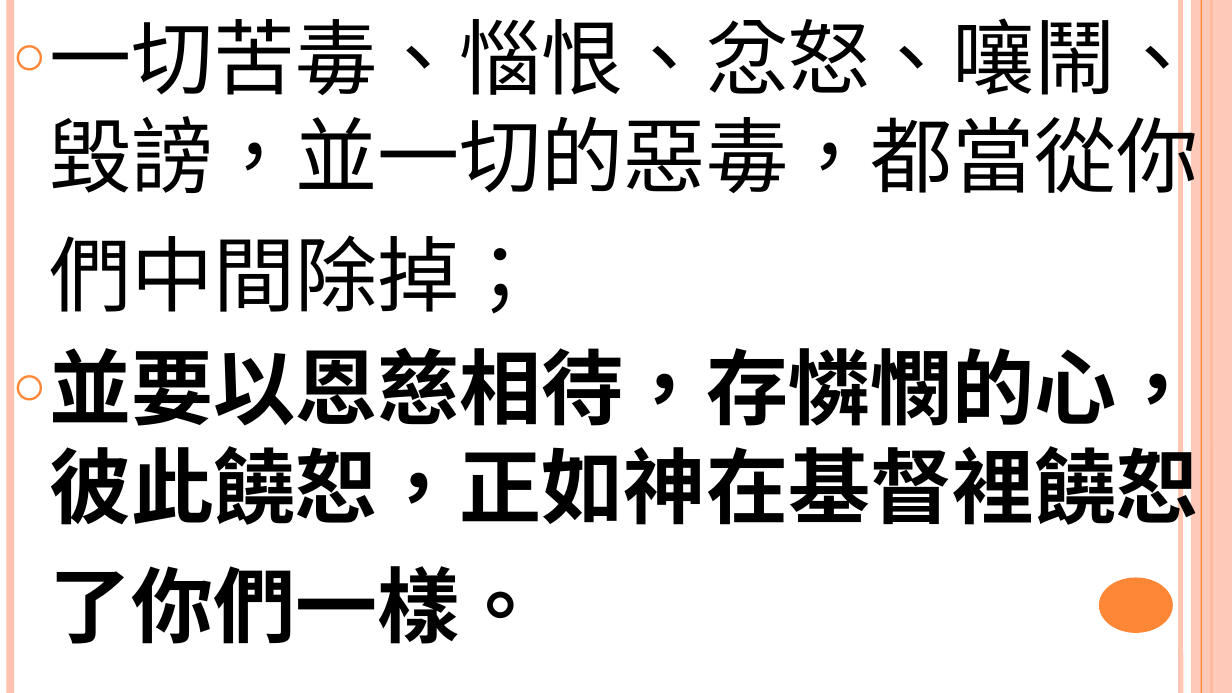
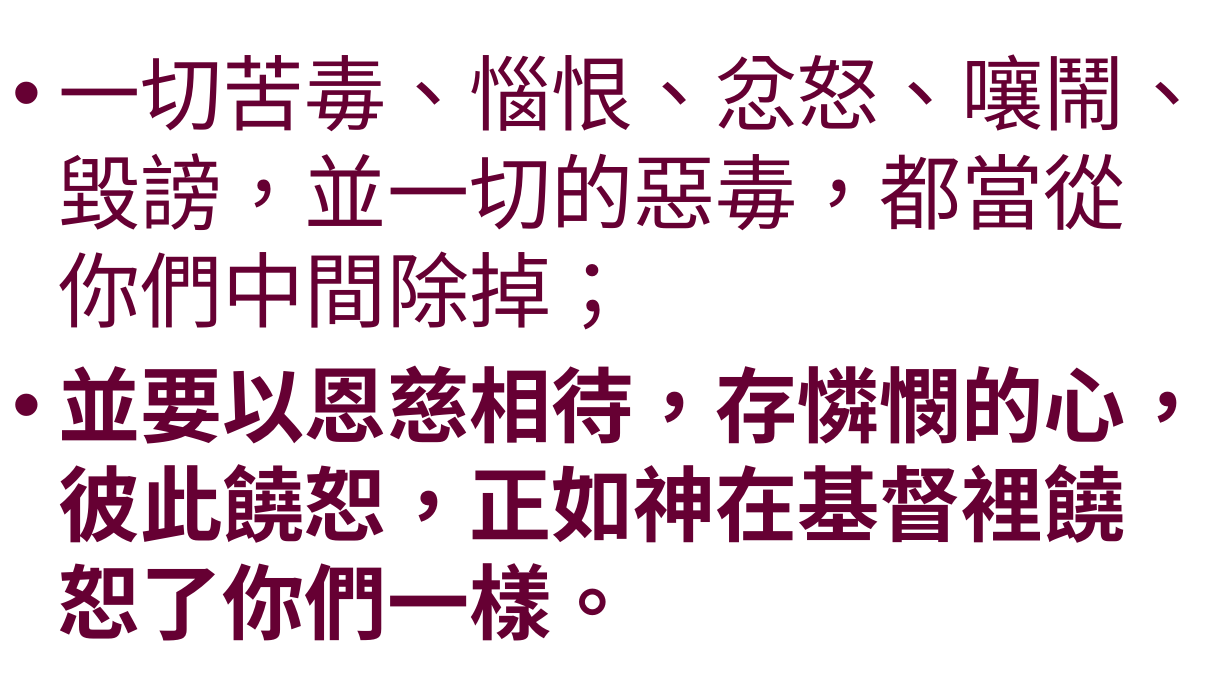
Before and after one commit to batisuoc/worship-resources, a slide deck: slide 4 of 75彼此相愛.pptx. Drawn at 1232x693 pixels with LibreOffice and Linux fonts; fonts in the diff are those of the drawing; background and template pictures are left out. Boxes give left, top, right and bottom in pixels: in the first picture for what was removed or moved away, otherwise in the second. Text is boxed around its words. In the diff, an @@ line names an element or a change of style, - is before the commit and + after.

```diff
--- a/75彼此相愛.pptx
+++ b/75彼此相愛.pptx
@@ text "一切苦毒、惱恨、忿怒、嚷鬧、毀謗，並一切的惡毒，都當從你們中間除掉；" at <box>59,54,1209,641</box>: text colour #000000 to #660033; bullet ○ to •; more space between paragraphs; vertical alignment top to middle @@
@@ line removed from (10, 0) to (10, 692) @@
@@ line removed from (1180, 0) to (1180, 692) @@
@@ rectangle removed at <box>1191,0,1232,692</box> @@
@@ line removed from (1201, 0) to (1201, 692) @@
@@ line removed from (1211, 0) to (1211, 692) @@
@@ ellipse removed at <box>1099,578,1173,633</box> @@
```
Also in this commit, not shown: 6 other slides changed, 1 slide added, 1 other file.
